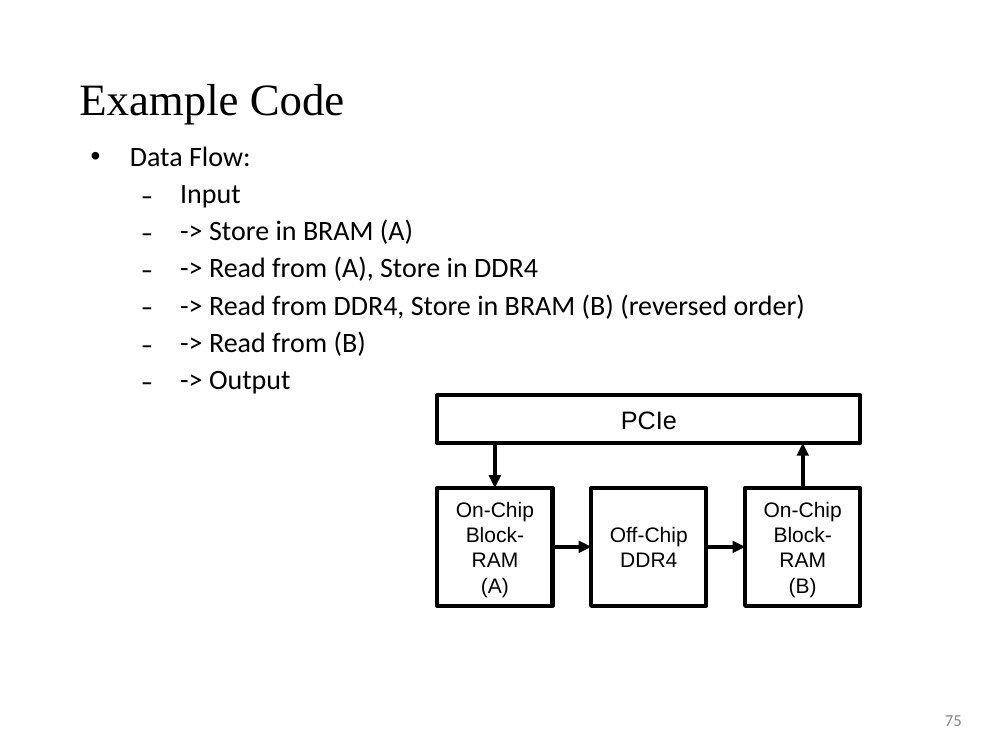
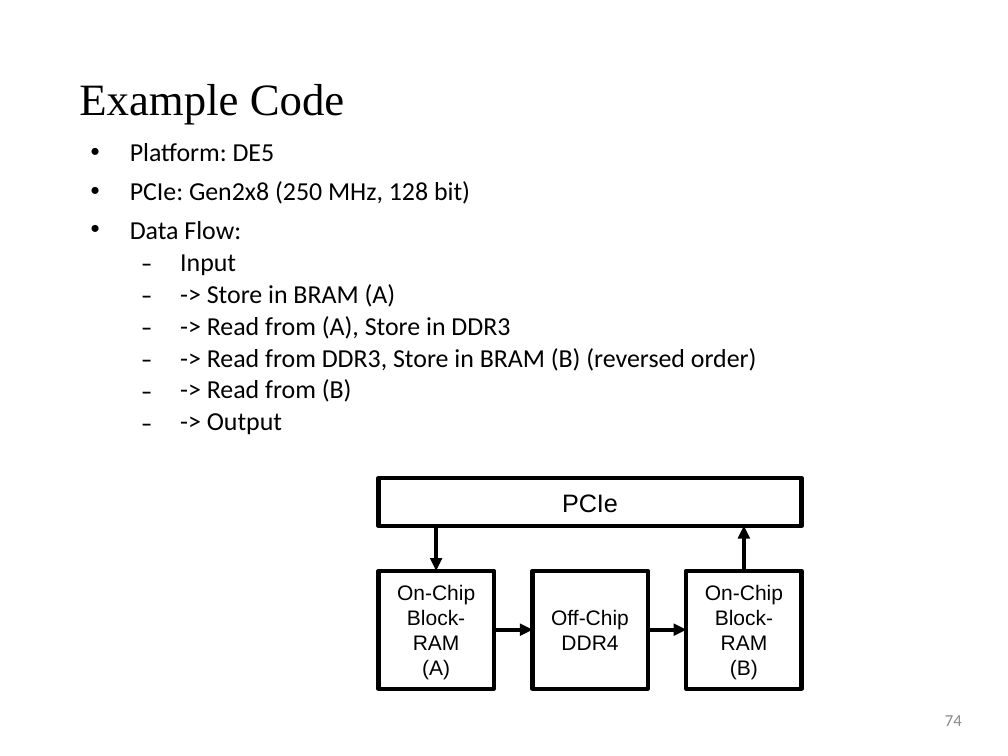
Before and after one commit to shihjimmy/riffa, a slide deck: slide 74 of RIFFA_tutorial_2025.pptx (slide 75 before the commit). Drawn at 1008x756 pixels with LibreOffice and Linux fonts; fonts in the diff are those of the drawing; background and template pictures are left out. Boxes give left, top, right and bottom in pixels: in the first picture for what was removed or moved away, otherwise in the second. Text is boxed around its words. In the diff, an @@ line names an element or a change of style, - is before the commit and + after.

```diff
--- a/RIFFA_tutorial_2025.pptx
+++ b/RIFFA_tutorial_2025.pptx
@@ text at (130, 143, 470, 204): paragraphs added @@
+• Platform: DE5
+• PCIe: Gen2x8 (250 MHz, 128 bit)
@@ text at (130, 221, 396, 435): size 20 to 18.5 pt in "Data Flow:", "Input", "-> Store in BRAM (A)", "-> Read from (B)" and 1 more places; line spacing 0.9 to 0.8 @@
@@ text at (207, 316, 757, 371): text changed; size 20 to 18.5 pt @@
-  ˗ -> Read from (A), Store in DDR4
-  ˗ -> Read from DDR4, Store in BRAM (B) (reversed order)
+  ˗ -> Read from (A), Store in DDR3
+  ˗ -> Read from DDR3, Store in BRAM (B) (reversed order)
@@ arrow moved from (495, 444) - (495, 488) to (436, 526) - (436, 571) @@
@@ arrow moved from (802, 488) - (802, 444) to (744, 571) - (744, 526) @@
@@ 4 rectangles, 2 arrows: place and size @@
-4 rectangles, 2 arrows at (437, 395, 861, 606)
+4 rectangles, 2 arrows at (379, 478, 802, 688)
@@ page number at (945, 715, 962, 726): text changed @@
-75
+74
```
Also in this commit, not shown: 5 other slides changed, 2 slides removed.
